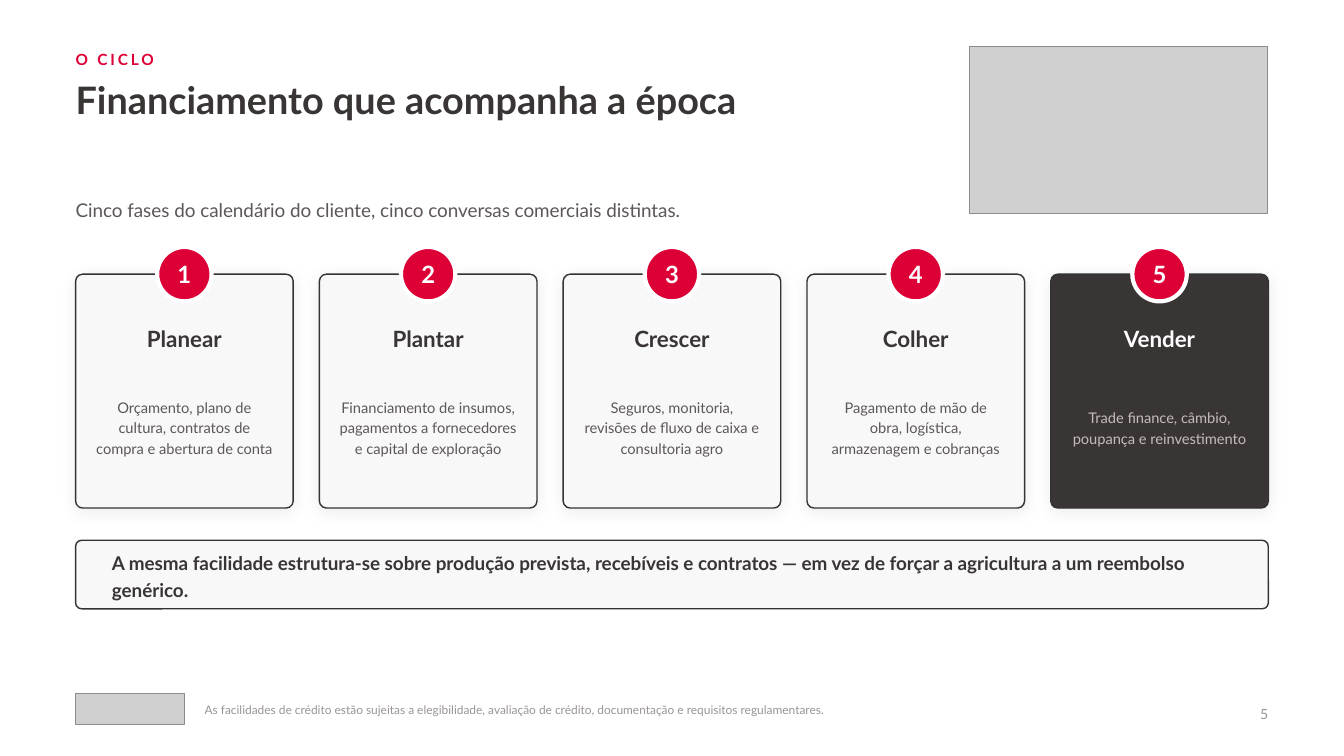
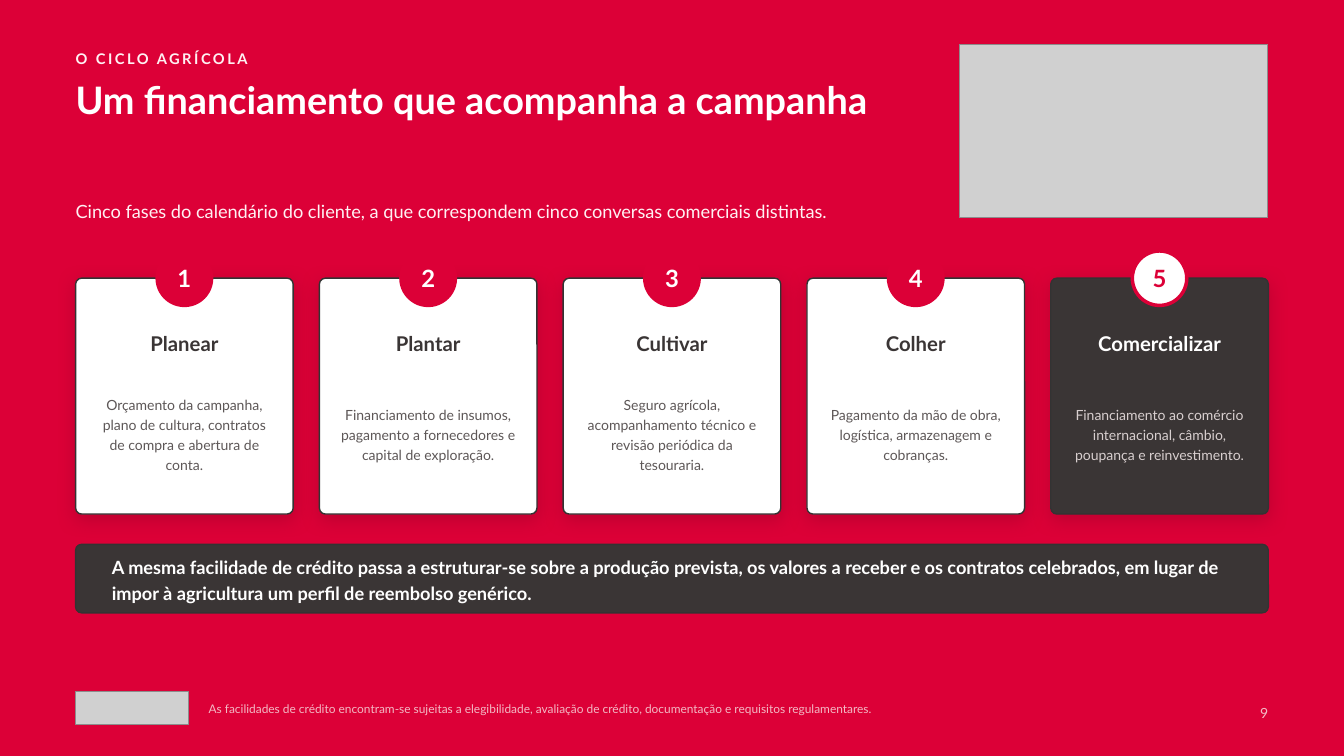
Before and after one commit to timoteomirolejr-hue/momo, a slide deck: slide 9 of cvp-agronegocios/CVP_Agronegocios_Absa_Mocambique_2026.pptx (slide 6 before the commit). Drawn at 1344x756 pixels with LibreOffice and Linux fonts; fonts in the diff are those of the drawing; grey boxes stand for pictures. Boxes give left, top, right and bottom in pixels: in the first picture for what was removed or moved away, otherwise in the second. Text is boxed around its words. In the diff, an @@ line names an element or a change of style, - is before the commit and + after.

```diff
--- a/cvp-agronegocios/CVP_Agronegocios_Absa_Mocambique_2026.pptx
+++ b/cvp-agronegocios/CVP_Agronegocios_Absa_Mocambique_2026.pptx
@@ background #FFFFFF to #DC0037 @@
@@ text at box(76, 51, 248, 64): text changed; size 11 to 10.5 pt; text colour #DC0037 to #FFF1F3 @@
-O CICLO
+O CICLO AGRÍCOLA
@@ picture: place and size @@
-picture at box(970, 46, 1268, 214)
+picture at box(960, 44, 1268, 218)
@@ text at box(76, 86, 868, 121): text changed; text colour #3A3535 to #FFFFFF @@
-Financiamento que acompanha a época
+Um financiamento que acompanha a campanha
@@ text at box(76, 204, 826, 221): text changed; size 13.5 to 13 pt; text colour #5D5757 to #FFF1F3 @@
-Cinco fases do calendário do cliente, cinco conversas comerciais distintas.
+Cinco fases do calendário do cliente, a que correspondem cinco conversas comerciais distintas.
@@ outline #FFFFFF 3 pt to #DC0037 2.5 pt in 4 elements at box(157, 251, 212, 306), box(401, 251, 456, 306), box(889, 251, 944, 306), box(645, 251, 700, 306) @@
@@ text "5" at box(1153, 269, 1167, 288): text colour #FFFFFF to #DC0037 @@
@@ ellipse at box(1132, 251, 1187, 306): fill #DC0037 to #FFFFFF; outline #FFFFFF 3 pt to #DC0037 2.5 pt @@
@@ 6 rounded rectangles, 5 ellipses, 4 texts: place and size @@
-6 rounded rectangles, 5 ellipses, 4 texts at box(76, 247, 1268, 609)
+6 rounded rectangles, 5 ellipses, 4 texts at box(76, 251, 1268, 613)
@@ fill #F8F8F8 to #FFFFFF; shadow changed; proportions changed in 4 elements at box(76, 278, 293, 514), box(320, 278, 537, 514), box(564, 278, 781, 514), box(808, 278, 1025, 514) @@
@@ rounded rectangle at box(1051, 278, 1268, 514): shadow changed; proportions changed @@
@@ size 16 to 14.5 pt in 3 elements at box(396, 336, 461, 351), box(150, 336, 218, 351), box(886, 336, 946, 351) @@
@@ text removed at box(634, 330, 709, 347) @@
-Crescer
@@ text added at box(636, 336, 707, 351), 14.5 pt, text #3A3535, bold @@
+Cultivar
@@ text added at box(1098, 336, 1221, 351), 14.5 pt, text #FFFFFF, bold @@
+Comercializar
@@ text removed at box(1124, 330, 1195, 347) @@
-Vender
@@ text at box(103, 399, 266, 470): text changed; size 10.5 to 10 pt @@
-Orçamento, plano de cultura, contratos de compra e abertura de conta
+Orçamento da campanha, plano de cultura, contratos de compra e abertura de conta.
@@ text at box(341, 410, 515, 463): text changed; size 10.5 to 10 pt @@
-Financiamento de insumos, pagamentos a fornecedores e capital de exploração
+Financiamento de insumos, pagamento a fornecedores e capital de exploração.
@@ text removed at box(585, 402, 759, 457) @@
-Seguros, monitoria, revisões de fluxo de caixa e consultoria agro
@@ text added at box(588, 399, 756, 470), 10 pt, text #5D5757 @@
+Seguro agrícola, acompanhamento técnico e revisão periódica da tesouraria.
@@ text at box(831, 409, 1001, 463): text changed; size 10.5 to 10 pt @@
-Pagamento de mão de obra, logística, armazenagem e cobranças
+Pagamento da mão de obra, logística, armazenagem e cobranças.
@@ text at box(1075, 410, 1244, 463): text changed; size 10.5 to 10 pt; text colour #C4BCBC to #D8CFCF @@
-Trade finance, câmbio, poupança e reinvestimento
+Financiamento ao comércio internacional, câmbio, poupança e reinvestimento.
@@ rounded rectangle at box(76, 544, 1268, 613): fill #F8F8F8 to #3A3535 @@
@@ text at box(112, 560, 1218, 604): text changed; size 13.5 to 13 pt; text colour #3A3535 to #FFFFFF @@
-A mesma facilidade estrutura-se sobre produção prevista, recebíveis e contratos — em vez de forçar a agricultura a um reembolso genérico.
+A mesma facilidade de crédito passa a estruturar-se sobre a produção prevista, os valores a receber e os contratos celebrados, em lugar de impor à agricultura um perfil de reembolso genérico.
@@ picture: place and size @@
-picture at box(76, 694, 185, 725)
+picture at box(76, 692, 189, 725)
@@ text at box(209, 704, 871, 715): text changed; text colour #9A9494 to #F3B9C4 @@
-As facilidades de crédito estão sujeitas a elegibilidade, avaliação de crédito, documentação e requisitos regulamentares.
+As facilidades de crédito encontram-se sujeitas a elegibilidade, avaliação de crédito, documentação e requisitos regulamentares.
@@ text at box(1260, 708, 1268, 718): text changed; text colour #9A9494 to #F3B9C4 @@
-5
+9
```
Also in this commit, not shown: 18 other slides changed, 7 slides added, 3 slides removed, 4 other files.
